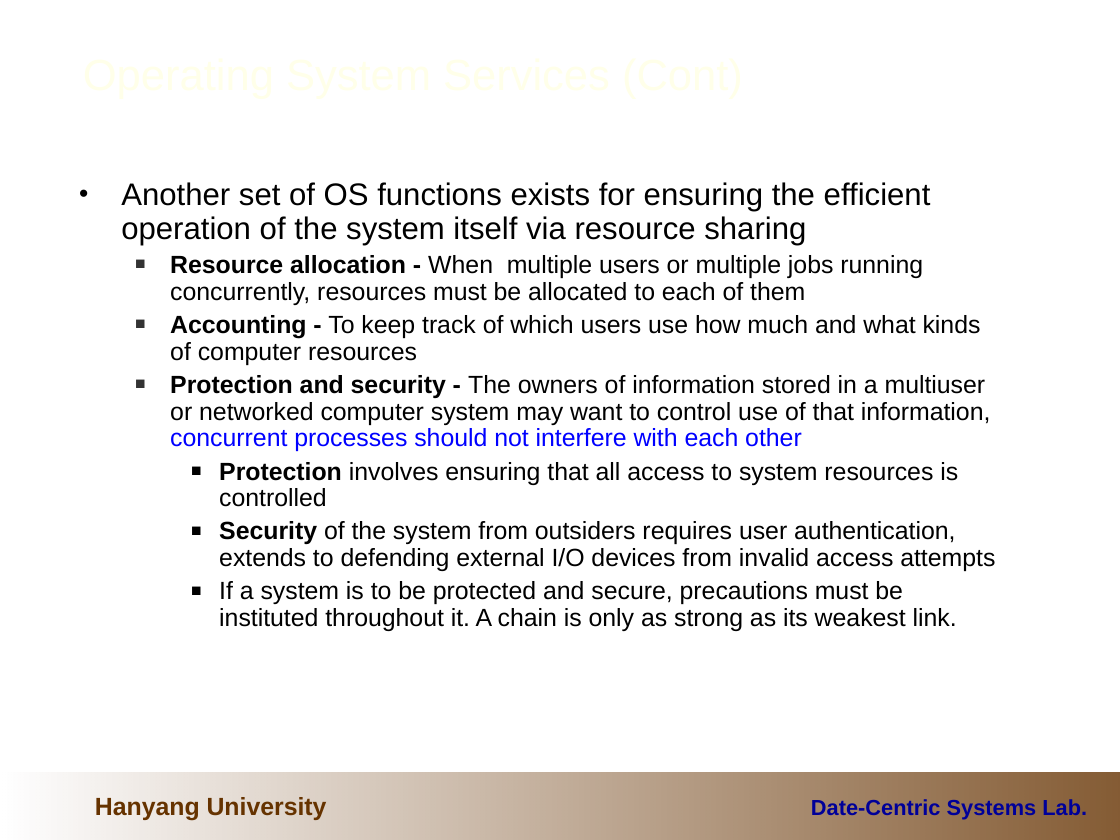
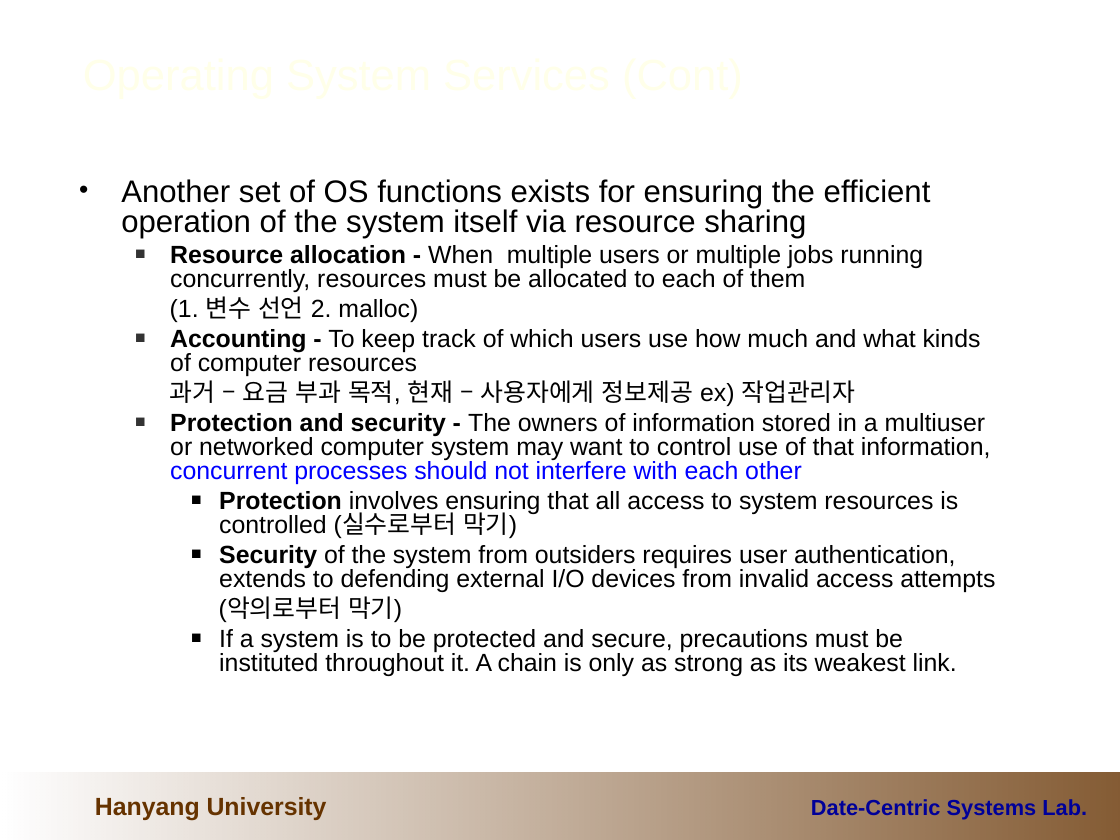
Before and after one commit to cocojk/major, a slide deck: slide 17 of os/이론/2.OperatingSystemOverview.ppt. Drawn at 1120x840 pixels with LibreOffice and Linux fonts; fonts in the diff are those of the drawing; background and template pictures are left out. Boxes give left, top, right and bottom in pixels: in the first picture for what was removed or moved away, otherwise in the second. Text is boxed around its words. In the diff, an @@ line names an element or a change of style, - is before the commit and + after.

```diff
--- a/os/이론/2.OperatingSystemOverview.ppt
+++ b/os/이론/2.OperatingSystemOverview.ppt
@@ text at (x1=121, y1=179, x2=995, y2=676): line spacing 0.9 to 0.8 @@
@@ text at (x1=170, y1=296, x2=418, y2=322): paragraph added @@
+  (1. 변수 선언 2. malloc)
@@ text at (x1=170, y1=380, x2=855, y2=406): paragraph added @@
+  과거 – 요금 부과 목적, 현재 – 사용자에게 정보제공 ex) 작업관리자
@@ text at (x1=219, y1=491, x2=958, y2=538): text changed @@
-    ■ Protection involves ensuring that all access to system resources is controlled
+    ■ Protection involves ensuring that all access to system resources is controlled (실수로부터 막기)
@@ text at (x1=219, y1=596, x2=402, y2=622): paragraph added @@
+    (악의로부터 막기)
```
Also in this commit, not shown: 3 other slides changed, 1 slide added, 12 other files.
